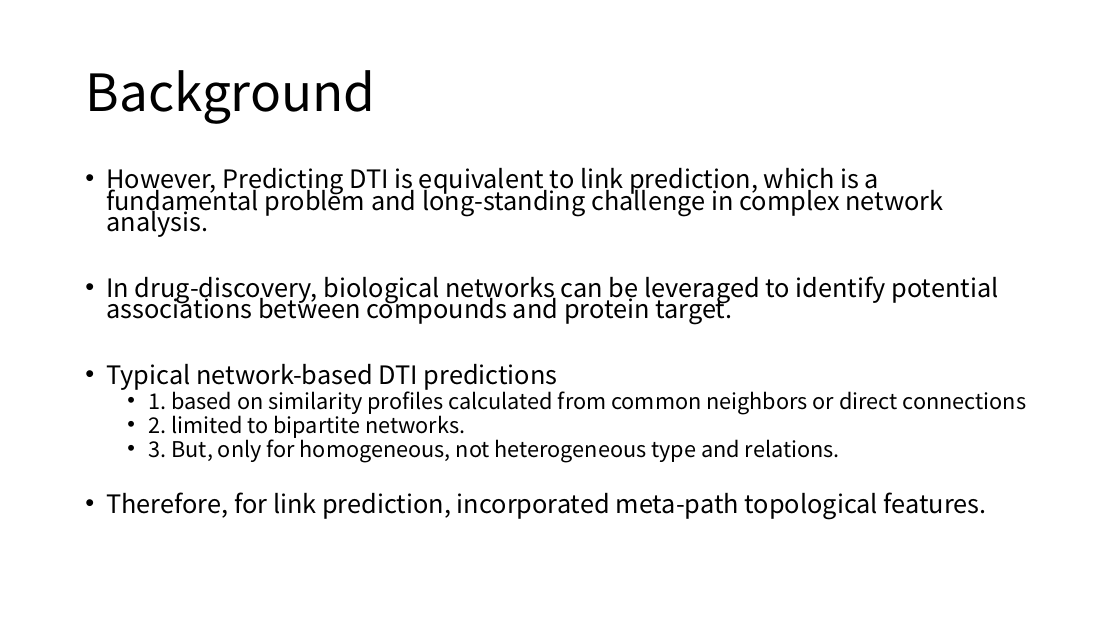
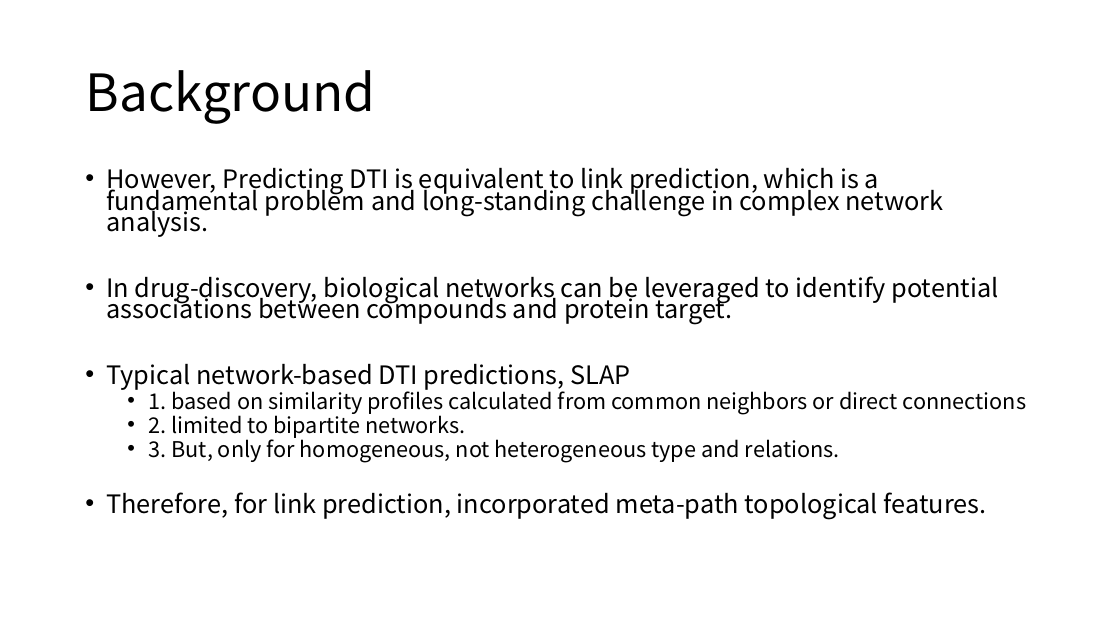
Before and after one commit to moklise/TIL, a slide deck: slide 3 of Review/BMCBioinfo_2016_Fu_predicting drug target using sementic network/Predicting drug target interactions using meta-path-based semantic network.pptx. Drawn at 1120x630 pixels with LibreOffice and Linux fonts; fonts in the diff are those of the drawing. Boxes give left, top, right and bottom in pixels: in the first picture for what was removed or moved away, otherwise in the second. Text is boxed around its words. In the diff, an @@ line names an element or a change of style, - is before the commit and + after.

```diff
--- a/Review/BMCBioinfo_2016_Fu_predicting drug target using sementic network/Predicting drug target interactions using meta-path-based semantic network.pptx
+++ b/Review/BMCBioinfo_2016_Fu_predicting drug target using sementic network/Predicting drug target interactions using meta-path-based semantic network.pptx
@@ text at bbox=[106, 363, 630, 390]: text changed @@
-• Typical network-based DTI predictions
+• Typical network-based DTI predictions, SLAP
```
Also in this commit, not shown: 7 other slides changed, 4 other files.
